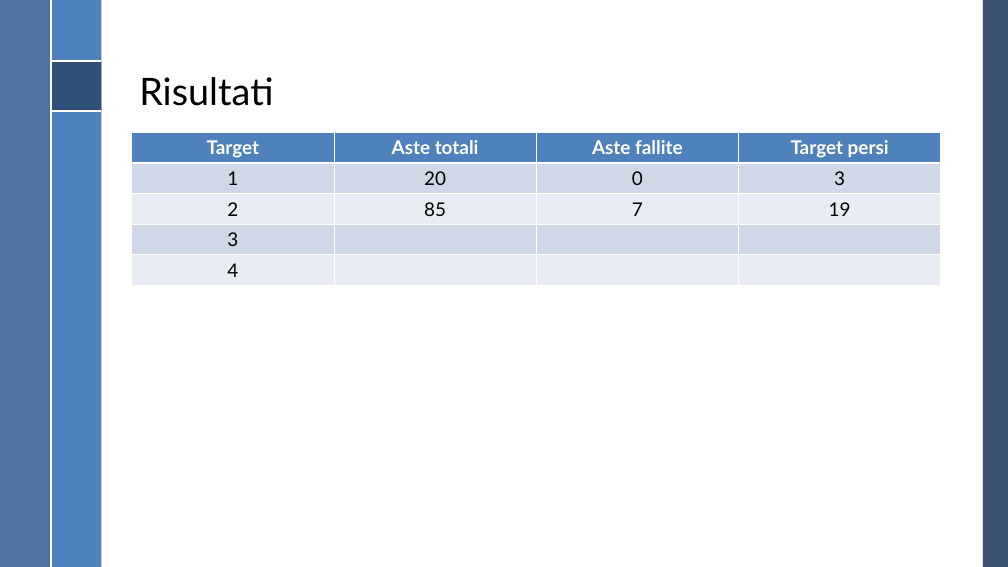
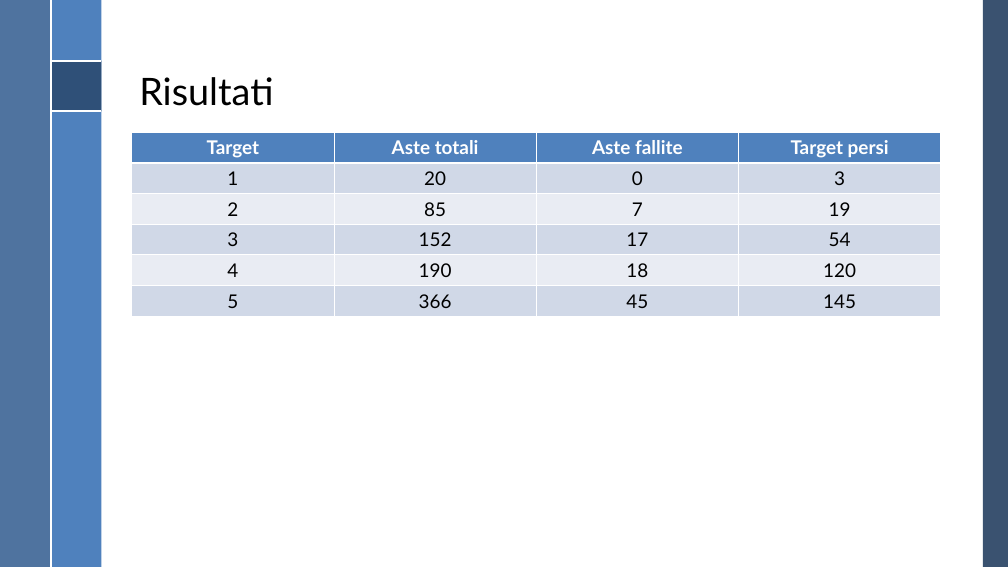
Before and after one commit to RiccardoGrieco/masTracking, a slide deck: slide 9 of Presentazione MAS/Presentazione MAS.pptx. Drawn at 1008x567 pixels with LibreOffice and Linux fonts; fonts in the diff are those of the drawing; background and template pictures are left out. Boxes give left, top, right and bottom in pixels: in the first picture for what was removed or moved away, otherwise in the second. Text is boxed around its words. In the diff, an @@ line names an element or a change of style, - is before the commit and + after.

Commit message:
ppt 100%

```diff
--- a/Presentazione MAS/Presentazione MAS.pptx
+++ b/Presentazione MAS/Presentazione MAS.pptx
@@ table at (132, 132, 939, 316) @@
-row 4: 3 |  |  | 
-row 5: 4 |  |  | 
+row 4: 3 | 152 | 17 | 54
+row 5: 4 | 190 | 18 | 120
+row 6: 5 | 366 | 45 | 145
```
